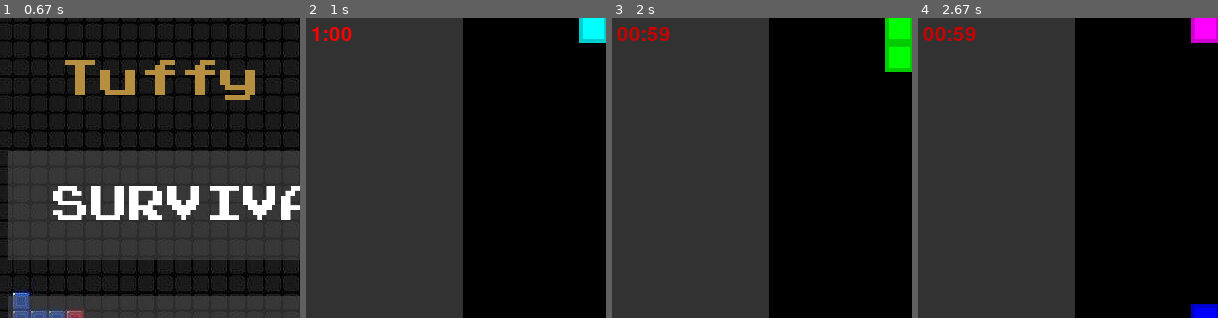
Above: before the commit, frames 1-4 (left to right).
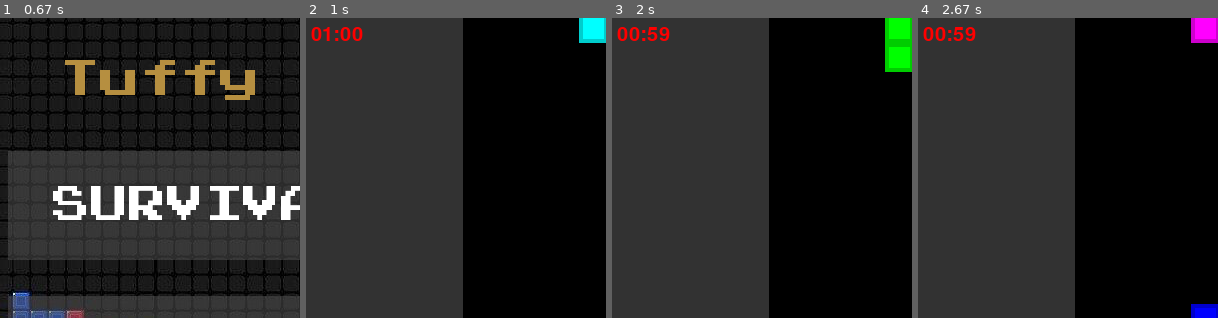
Above: after the commit, the same moments.

Repository: TilakGhorashainee/tuffy-tetris
Game: pygame game, started from pygame-tuffy tetris-Group5/main.py
Same seed, same stepped clock (60 frames per second), same inputs: the game is played once before the commit and once after it.
Inputs:
- Up to frame 1 (0.67 s): click "PLAY" at 0.38 s
- Up to frame 2 (1 s): click "SPRINT MODE" at 0.72 s
- Up to frame 3 (2 s): tap Space at 1, 1.73 s; tap A at 1.33 s; hold Right from 1.67 s (still down)
- Up to frame 4 (2.67 s): tap Space at 2.03, 2.23, 2.57 s; release Right at 2.13 s; hold Up 2.17-2.47 s; hold Right from 2.5 s (still down)
The pictures show only the part of the screen within x 0-50%, y 6-56%; the shares and areas given below are measured in that part.

Frame 1 is identical in both runs. In frame 2, 0.5% of the frame differs, in the area x 1-19%, y 3-8%; in frame 3, 0.4%; in frame 4, 0.4%.

Commit message:
Update tetris.py

Diff:
--- a/pygame-tuffy tetris-Group5/tetris.py
+++ b/pygame-tuffy tetris-Group5/tetris.py
@@ -291,7 +291,7 @@
 
         timer_font = pygame.font.SysFont('ni7seg', 30)
         counter = 60
-        text = timer_font.render("1:00", True, (255, 0, 0))
+        text = timer_font.render("01:00", True, (255, 0, 0))
 
         timer_pos = (5,45)
         pygame.time.set_timer(self.DROP_EVENT, self.get_level_speed(1))
@@ -306,7 +306,7 @@
                 elif event.type == self.DROP_EVENT:
                     if counter > 0:
                         counter -= 1
-                        text = timer_font.render("00:%02d" % counter, True, (200, 0, 0))
+                        text = timer_font.render("00:%02d" % counter, True, (255, 0, 0))
                     else:
                         self.game_over = True
                         pygame.time.set_timer(self.DROP_EVENT, 0)
